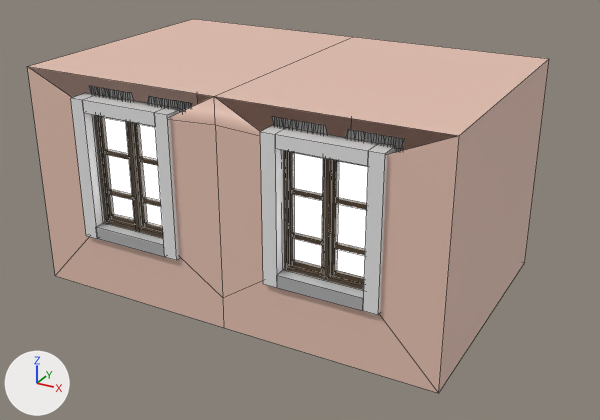
The FBX model Assets/Assets/Walls/Walls/Building_06_Windows.fbx, before and after one commit.
Both versions are drawn from a camera (50 mm lens) standing at (8.04, -7.45, 5.47) and looking at (3.07, 1.59, 0.95). Every picture has the same lights, and +X, +Y and +Z are marked at lower left. Mesh edges are drawn as thin lines. Where no turn or scale is listed for an object, it has been applied to the vertices. Vertices at the same position are counted once.

The older version as bpy lines, for what is in view:
```python
me_scene_006 = bpy.data.meshes.new('Scene.006')
me_scene_006.from_pydata(...)  # 1738 vertices, 1526 faces; spans x 0.0..5.7, y -0.06..3.6, z -0.1..2.9
# faces by material slot: [32, 8, 2, 180, 1288, 16]
me_scene_006.materials.append(mat_m_concretewhite)  # white #e7e7e7
me_scene_006.materials.append(mat_m_concretegrey)  # grey #afafaf
me_scene_006.materials.append(mat_m_frostedglass2)  # white #ffffff
me_scene_006.materials.append(mat_m_wood)  # picture img_am109_008_eu_wood_color_jpg
me_scene_006.materials.append(mat_curtains)  # its picture is missing
me_scene_006.materials.append(mat_m_wall)  # beige #e7c2b2
ob_building_06_windows = bpy.data.objects.new('Building_06_Windows', me_scene_006)
ob_building_06_windows.location = (0.0, 0.0, 0.0)
```
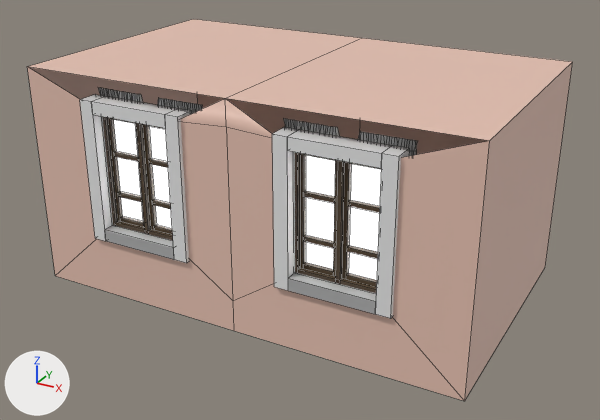
Patch to the scene script:
```diff
--- a/Assets/Assets/Walls/Walls/Building_06_Windows.fbx.py
+++ b/Assets/Assets/Walls/Walls/Building_06_Windows.fbx.py
@@ me_scene_006 @@
 me_scene_006.from_pydata(...)  # 1738 vertices, 1526 faces; spans x 0.0..5.7, y -0.06..3.6, z -0.1..2.9
 # used by ob_building_06_windows; location = (0.0, 0.0, 0.0)
+# me_scene_006 part 1: the loose piece of 24 vertices spanning x 0.74..2.22, y -0.06..0.22, z 0.72..2.6 is moved by (0.15, 0.0, 0.0)
+# me_scene_006 part 2: the loose piece of 4 vertices spanning x 0.92..2.03, y 0.22, z 0.86..2.46 is moved by (0.15, 0.0, 0.0)
+# me_scene_006 part 3: the loose piece of 54 vertices spanning x 0.95..2.01, y 0.11..0.22, z 0.87..2.39 is moved by (0.15, 0.0, 0.0)
+# me_scene_006 part 4: the loose piece of 8 vertices spanning x 1.0..1.39, y 0.17..0.22, z 1.28..1.34 is moved by (0.15, 0.0, 0.0)
+# me_scene_006 part 5: the loose piece of 8 vertices spanning x 1.0..1.39, y 0.17..0.22, z 1.84..1.89 is moved by (0.15, 0.0, 0.0)
+# me_scene_006 part 6: the loose piece of 8 vertices spanning x 1.56..1.95, y 0.17..0.22, z 1.28..1.34 is moved by (0.15, 0.0, 0.0)
+# me_scene_006 part 7: the loose piece of 8 vertices spanning x 1.56..1.95, y 0.17..0.22, z 1.84..1.89 is moved by (0.15, 0.0, 0.0)
+# me_scene_006 part 8: the loose piece of 24 vertices spanning x 0.91..2.05, y 0.11..0.17, z 0.87..2.45 is moved by (0.15, 0.0, 0.0)
+# me_scene_006 part 9: the loose piece of 360 vertices spanning x 1.56..2.36, y 0.24..0.41, z 0.52..2.66 is moved by (0.15, 0.0, 0.0)
+# me_scene_006 part 10: the loose piece of 360 vertices spanning x 0.63..1.44, y 0.24..0.41, z 0.52..2.66 is moved by (0.15, 0.0, 0.0)
+# me_scene_006 part 11: the loose piece of 24 vertices spanning x 3.48..4.96, y -0.06..0.22, z 0.72..2.6 is moved by (0.15, 0.0, 0.0)
+# me_scene_006 part 12: the loose piece of 4 vertices spanning x 3.67..4.78, y 0.22, z 0.86..2.46 is moved by (0.15, 0.0, 0.0)
+# me_scene_006 part 13: the loose piece of 54 vertices spanning x 3.69..4.75, y 0.11..0.22, z 0.87..2.39 is moved by (0.15, 0.0, 0.0)
+# me_scene_006 part 14: the loose piece of 8 vertices spanning x 4.31..4.7, y 0.17..0.22, z 1.28..1.34 is moved by (0.15, 0.0, 0.0)
+# me_scene_006 part 15: the loose piece of 8 vertices spanning x 4.31..4.7, y 0.17..0.22, z 1.84..1.89 is moved by (0.15, 0.0, 0.0)
+# me_scene_006 part 16: the loose piece of 8 vertices spanning x 3.75..4.14, y 0.17..0.22, z 1.28..1.34 is moved by (0.15, 0.0, 0.0)
+# me_scene_006 part 17: the loose piece of 8 vertices spanning x 3.75..4.14, y 0.17..0.22, z 1.84..1.89 is moved by (0.15, 0.0, 0.0)
+# me_scene_006 part 18: the loose piece of 24 vertices spanning x 3.65..4.79, y 0.11..0.17, z 0.87..2.45 is moved by (0.15, 0.0, 0.0)
+# me_scene_006 part 19: the loose piece of 360 vertices spanning x 3.34..4.14, y 0.24..0.41, z 0.52..2.66 is moved by (0.15, 0.0, 0.0)
+# me_scene_006 part 20: the loose piece of 360 vertices spanning x 4.26..5.07, y 0.24..0.41, z 0.52..2.66 is moved by (0.15, 0.0, 0.0)
+# me_scene_006 part 21: all 12 vertices in x 0.86..4.84, y 0.0, z -0.1..2.9 are moved by (0.15, 0.0, 0.0)
+# me_scene_006 part 22: the 1 vertex in x 2.85, y 3.6, z 2.9 is moved by (0.15, 0.0, 0.0)
+# me_scene_006 part 23: all 4 vertices in x 5.7, y 0.0..3.6, z -0.1..2.9 are moved by (0.3, 0.0, 0.0)
 me_scene_006.materials.append(mat_m_concretewhite)
```

What differs and where, as boxes [x1, y1, x2, y2] in the pictures (600 x 420 px; the box of a moved part takes in the faces that stretch with it):
'Building_06_Windows', reshaped
    before: [27, 19, 549, 393]
    after: [27, 19, 573, 401]
part 1 of me_scene_006, moved or reshaped
    before: [71, 93, 181, 260]
    after: [80, 94, 192, 263]
part 2 of me_scene_006, moved or reshaped
    before: [105, 118, 162, 226]
    after: [114, 120, 172, 228]
part 3 of me_scene_006, moved or reshaped
    before: [99, 116, 163, 232]
    after: [108, 118, 173, 235]
part 4 of me_scene_006, moved or reshaped
    before: [109, 189, 132, 200]
    after: [118, 191, 142, 202]
part 5 of me_scene_006, moved or reshaped
    before: [105, 149, 129, 160]
    after: [114, 151, 138, 161]
part 6 of me_scene_006, moved or reshaped
    before: [143, 197, 161, 207]
    after: [152, 200, 171, 209]
part 7 of me_scene_006, moved or reshaped
    before: [139, 157, 158, 166]
    after: [149, 158, 168, 168]
part 8 of me_scene_006, moved or reshaped
    before: [93, 115, 163, 238]
    after: [103, 117, 173, 240]
part 9 of me_scene_006, moved or reshaped
    before: [148, 96, 192, 112]
    after: [157, 98, 202, 113]
part 10 of me_scene_006, moved or reshaped
    before: [89, 86, 133, 101]
    after: [98, 88, 143, 102]
part 11 of me_scene_006, moved or reshaped
    before: [260, 125, 396, 315]
    after: [272, 127, 409, 318]
part 12 of me_scene_006, moved or reshaped
    before: [294, 153, 368, 277]
    after: [306, 156, 381, 280]
part 13 of me_scene_006, moved or reshaped
    before: [288, 151, 368, 284]
    after: [300, 153, 381, 287]
part 14 of me_scene_006, moved or reshaped
    before: [335, 242, 365, 256]
    after: [347, 245, 378, 259]
part 15 of me_scene_006, moved or reshaped
    before: [336, 197, 367, 210]
    after: [348, 200, 380, 213]
part 16 of me_scene_006, moved or reshaped
    before: [292, 232, 322, 245]
    after: [303, 235, 334, 248]
part 17 of me_scene_006, moved or reshaped
    before: [292, 188, 322, 201]
    after: [303, 191, 334, 203]
part 18 of me_scene_006, moved or reshaped
    before: [283, 150, 364, 290]
    after: [295, 153, 376, 293]
part 19 of me_scene_006, moved or reshaped
    before: [272, 117, 327, 134]
    after: [283, 118, 339, 136]
part 20 of me_scene_006, moved or reshaped
    before: [346, 129, 404, 152]
    after: [358, 131, 417, 156]
part 21 of me_scene_006, moved or reshaped
    before: [27, 67, 263, 327]
    after: [27, 67, 274, 330]
part 22 of me_scene_006, moved or reshaped
    before: [27, 19, 549, 150]
    after: [27, 19, 572, 155]
part 23 of me_scene_006, moved or reshaped
    before: [223, 60, 549, 393]
    after: [233, 62, 573, 401]
